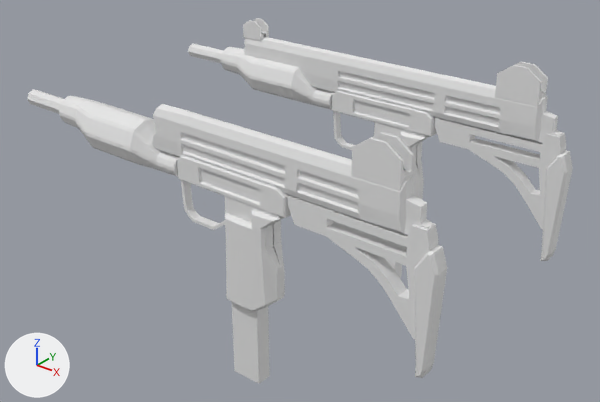
Renders of the Blender file Models/Uzi.blend from each side of a commit.
Camera for both pictures: a camera (50 mm lens) standing at (4.17, -6.11, 3.05) and looking at (0.05, -0.95, -0.14). Every picture has the same lights, and +X, +Y and +Z are marked at lower left.

Before the edit, the objects in view are built like this:
```python
me_cube_002 = bpy.data.meshes.new('Cube.002')
me_cube_002.from_pydata(...)  # 1484 vertices, 1470 faces; spans x -2.59..1.65, y -0.19..0.23, z -0.68..1.69
me_cube_006 = bpy.data.meshes.new('Cube.006')
me_cube_006.from_pydata(...)  # 1528 vertices, 1508 faces; spans x -2.59..1.65, y -0.2..0.22, z -0.68..1.69
ob_sawnoffuzi = bpy.data.objects.new('SawnOffUzi', me_cube_002)
ob_sawnoffuzi.location = (0.392, -2.008, -0.545)
ob_uzi = bpy.data.objects.new('Uzi', me_cube_006)
ob_uzi.location = (0.392, 0.006, -0.545)
```
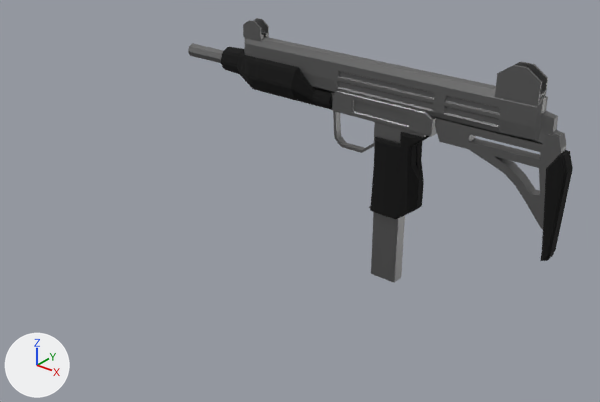
Location of each change, (x1, y1, x2, y2) in pixels of the pictures (600 x 402 px):
'SawnOffUzi', deleted
    before: (27, 90, 447, 384)
part 1 of me_cube_006, recoloured (white to black)
    both: (221, 47, 332, 110)
part 2 of me_cube_006, recoloured (grey to black)
    before: (400, 132, 430, 199)
    after: (370, 132, 430, 219)
part 3 of me_cube_006, recoloured (grey to black)
    both: (540, 150, 573, 261)
part 4 of me_cube_006, recoloured
    both: (188, 18, 566, 278)

The change, as a diff of the scene's bpy script:
```diff
--- a/Models/Uzi.blend.py
+++ b/Models/Uzi.blend.py
@@ mat_plastic @@
+mat_plastic = principled_material('plastic')
+mat_plastic.base_color = (0.0, 0.0, 0.0)  # black #000000
+mat_plastic.roughness = 1.0
@@ mat_metal @@
+mat_metal = principled_material('metal')
+mat_metal.base_color = (0.236, 0.236, 0.236)  # grey #858585
+mat_metal.metallic = 1.0
@@ me_cube_006 @@
 me_cube_006.from_pydata(...)  # 1528 vertices, 1508 faces; spans x -2.59..1.65, y -0.2..0.22, z -0.68..1.69
 # used by ob_uzi; location = (0.392, 0.006, -0.545)
+# me_cube_006 part 1: 621 of the faces centred in x -2.06..-0.69, y -0.2..0.2, z 0.9..1.3 switch from no material to mat_plastic (black #000000)
+# me_cube_006 part 2: 112 of the faces centred in x -0.16..0.31, y -0.13..0.12, z 0.03..0.9 switch from no material to mat_plastic (black #000000)
+# me_cube_006 part 3: 38 of the faces centred in x 1.5..1.63, y -0.07..0.07, z 0.08..1.05 switch from no material to mat_plastic (black #000000)
+# me_cube_006 part 4: 734 of the faces centred in x -2.59..1.58, y -0.09..0.22, z 0.04..1.69 switch from no material to mat_metal (grey #858585)
@@ ob_sawnoffuzi @@
-ob_sawnoffuzi = bpy.data.objects.new('SawnOffUzi', me_cube_002)
-ob_sawnoffuzi.location = (0.392, -2.008, -0.545)
```
